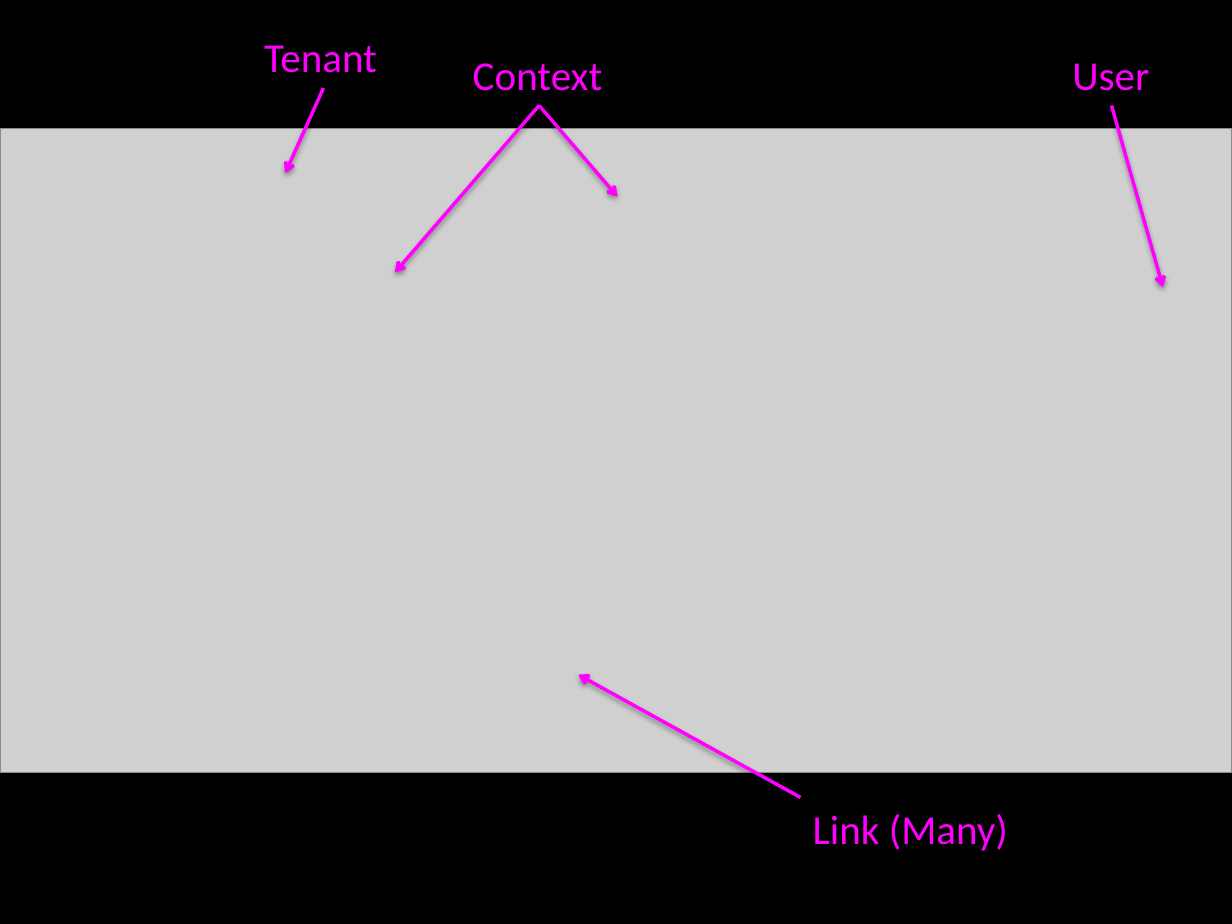
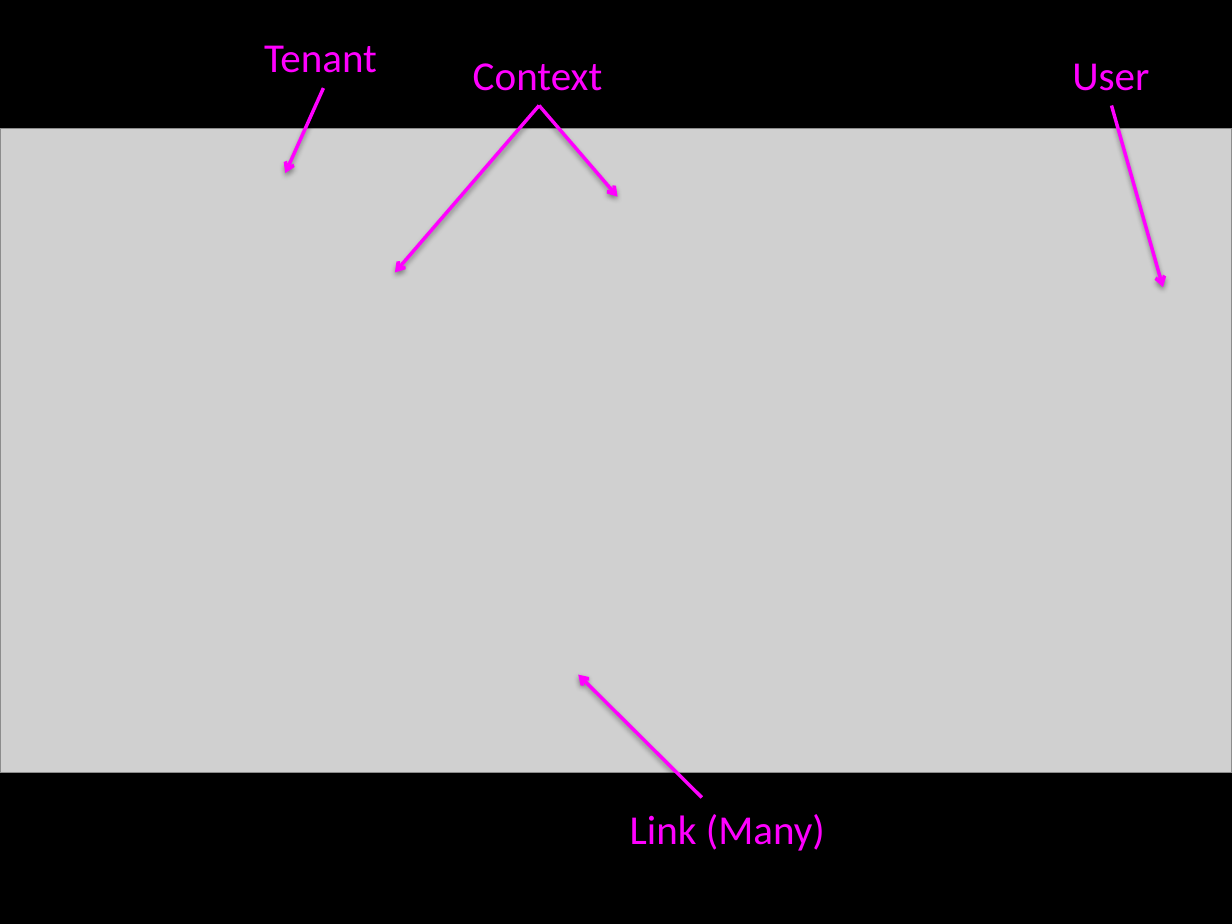
Before and after one commit to tsugiproject/tsugi, a slide deck: slide 6 of docs/lectures/02-Data-Model.pptx. Drawn at 1232x924 pixels with LibreOffice and Linux fonts; fonts in the diff are those of the drawing; grey boxes stand for pictures. Boxes give left, top, right and bottom in pixels: in the first picture for what was removed or moved away, otherwise in the second. Text is boxed around its words. In the diff, an @@ line names an element or a change of style, - is before the commit and + after.

```diff
--- a/docs/lectures/02-Data-Model.pptx
+++ b/docs/lectures/02-Data-Model.pptx
@@ arrow moved from (801, 797) - (578, 675) to (702, 797) - (578, 675) @@
@@ text "Link (Many)": place and size @@
-text "Link (Many)" at <box>813,814,1008,851</box>
+text "Link (Many)" at <box>630,814,825,851</box>
```
Also in this commit, not shown: 3 other slides changed, 16 slides added.
